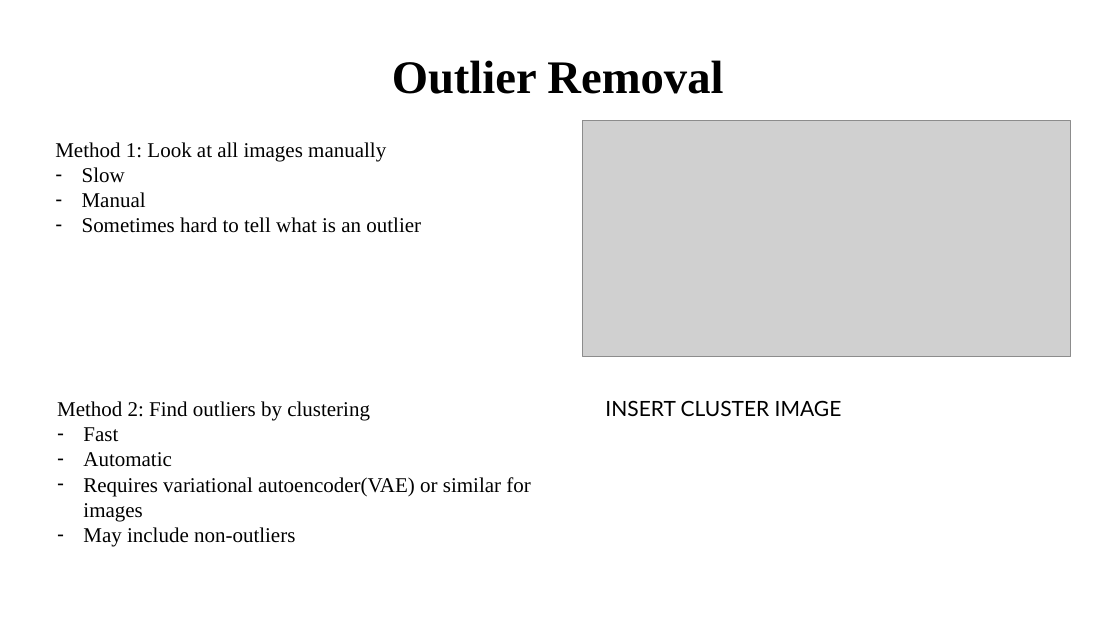
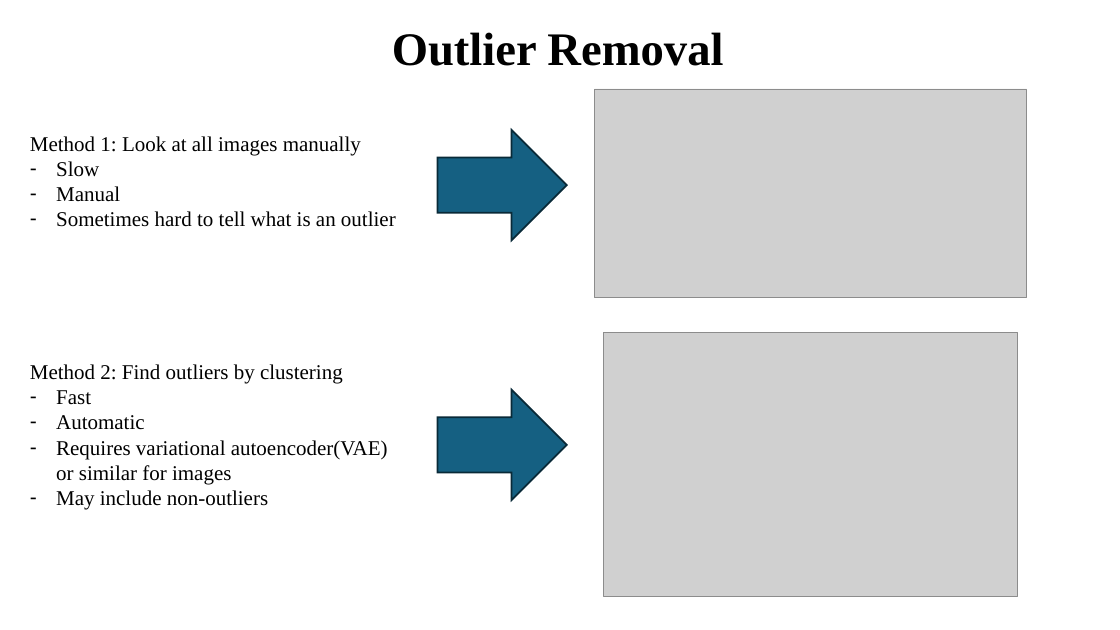
Before and after one commit to JakobFugl/scrandle_ml_project, a slide deck: slide 2 of Chris_workspace/Chris slides.pptx. Drawn at 1120x630 pixels with LibreOffice and Linux fonts; fonts in the diff are those of the drawing; grey boxes stand for pictures. Boxes give left, top, right and bottom in pixels: in the first picture for what was removed or moved away, otherwise in the second. Text is boxed around its words. In the diff, an @@ line names an element or a change of style, - is before the commit and + after.

Commit message:
more slide updates

```diff
--- a/Chris_workspace/Chris slides.pptx
+++ b/Chris_workspace/Chris slides.pptx
@@ text "Outlier Removal" moved from (x1=392, y1=60, x2=723, y2=94) to (x1=392, y1=32, x2=723, y2=66) @@
@@ picture resized from (x1=583, y1=121, x2=1071, y2=357) to (x1=595, y1=89, x2=1027, y2=297) @@
@@ text "Method 1: Look at all ..." moved from (x1=55, y1=142, x2=421, y2=233) to (x1=30, y1=136, x2=396, y2=227) @@
@@ right arrow added at (x1=438, y1=130, x2=567, y2=240), fill #156082, outline #092A39 1.5 pt @@
@@ text "Method 2: Find outliers by ..." rewrapped from (x1=57, y1=401, x2=530, y2=547) to (x1=30, y1=364, x2=388, y2=510) @@
@@ picture added at (x1=604, y1=333, x2=1018, y2=597) @@
@@ right arrow added at (x1=438, y1=390, x2=567, y2=500), fill #156082, outline #092A39 1.5 pt @@
@@ text removed at (x1=605, y1=400, x2=842, y2=416) @@
-INSERT CLUSTER IMAGE
```
Also in this commit, not shown: 3 other slides changed, 2 slides added, 2 other files.
